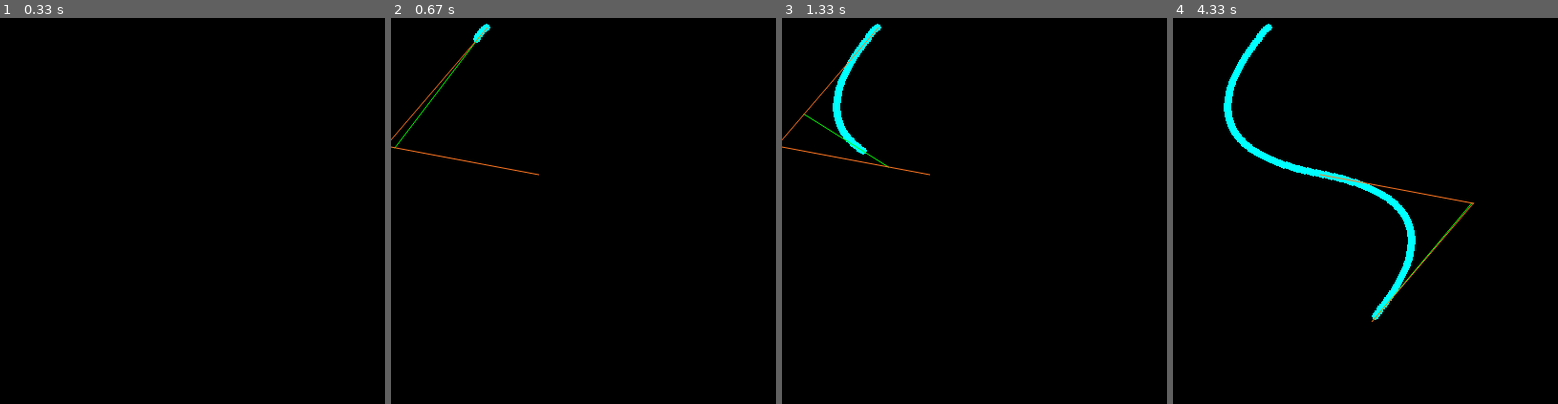
Above: before the commit, frames 1-4 (left to right).
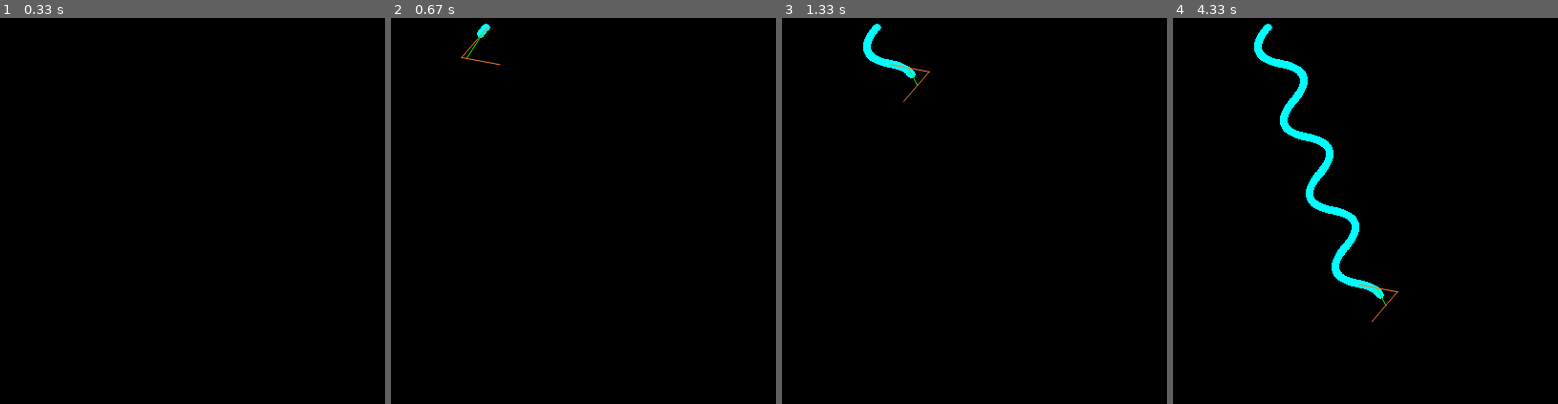
Above: after the commit, the same moments.

Repository: DoYouEvenStackSmash/planning-algorithms-exercises
Game: pygame game, started from src/custom/chain/driver.py
The game is run twice, just before and just after one commit, with the same random seed, the same clock (stepped at 60 frames per second) and the same inputs.
Inputs (mouse positions are in pixels of both pictures, inside the frame that each line leads up to):
- Up to frame 1 (0.33 s): no input
- Up to frame 2 (0.67 s): press the mouse at (outside the picture) at 0.37 s; move the mouse to (683, 342) at 0.47 s; release the mouse at (591, 319) at 0.6 s
- Up to frame 3 (1.33 s): no input
- Up to frame 4 (4.33 s): no input

Frame 1 is identical in both runs. In frame 2, 0.5% of the frame differs, in the area x 0-39%, y 1-41%; in frame 3, 1.4%; in frame 4, 4.2%, in the area x 13-79%, y 1-79%.

Commit message:
added segment lerp function

Diff:
--- a/src/custom/chain/driver.py
+++ b/src/custom/chain/driver.py
@@ -14,7 +14,7 @@
 
 def pygame_lerp_main(screen):
   k = 100
-  segment = 2
+  segment = 8
   origin = (k,k)
   while 1:
     for event in pygame.event.get():
@@ -28,6 +28,54 @@
         while pygame.MOUSEBUTTONUP not in [event.type for event in pygame.event.get()]:
           continue
         p = pygame.mouse.get_pos()
+
+        if segment > 2:
+          spts = []
+          pts = []
+          ev = []
+          l1_pts = []
+          l2_pts = []
+
+          seg_step = 1 / segment
+
+          for i in range(segment):
+            spts.append(gfn.lerp(origin, p, i * seg_step))
+          spts.append(p)
+          sign = 1
+          for i in range(len(spts) - 1):
+            ev.append(gfn.get_equilateral_vertex(spts[i], spts[i+1], sign))
+            sign = sign * -1
+
+          n = 100
+          step = 1 / n
+          for sp in range(len(spts) - 1):
+            for i in range(n):
+              l1 = gfn.lerp(spts[sp], ev[sp],step * i)
+              l2 = gfn.lerp(ev[sp], spts[sp + 1], step * i)
+              m1 = gfn.lerp(l1, l2, step * i)
+
+              l1_pts.append(l1)
+              l2_pts.append(l2)
+              pts.append(m1)
+          for sp in range(len(spts) - 1):
+            li = n * sp
+            ri = n * (sp + 1)
+            interval = n * (sp + 1)
+
+            for i in range(li,ri):
+              pafn.clear_frame(screen)
+              for j in range(i):
+                pafn.frame_draw_dot(screen,pts[j],pafn.colors["cyan"])
+
+              pafn.frame_draw_line(screen, (l1_pts[i], l2_pts[i]),pafn.colors["green"])
+              # pafn.frame_draw_line(screen, (origin, p),pafn.colors["tangerine"])
+              pafn.frame_draw_line(screen, (spts[sp],ev[sp]),pafn.colors["tangerine"])
+              pafn.frame_draw_line(screen, (ev[sp],spts[sp+1]),pafn.colors["tangerine"])
+              pygame.display.update()
+              time.sleep(0.005)
+
+          continue
+
         ev = gfn.get_equilateral_vertex(origin, p)
         mp = gfn.get_midpoint(origin, p)
         evs = []
@@ -47,6 +95,7 @@
             pts.append(m1)
             l1_pts.append(l1)
             l2_pts.append(l2)
+
           for i in range(n):
             l1 = gfn.lerp(mp, evs[1], step * i)
             l2 = gfn.lerp(evs[1], p, step * i)
@@ -54,6 +103,7 @@
             pts.append(m1)
             l1_pts.append(l1)
             l2_pts.append(l2)
+
           for i in range(int(len(pts)/2)):
             pafn.clear_frame(screen)
             for j in range(i):
